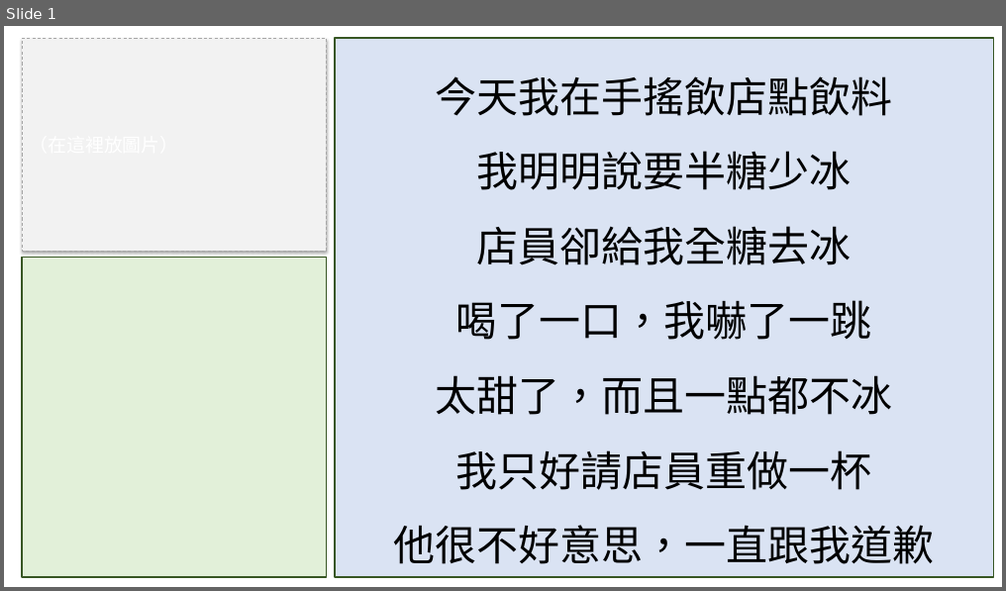
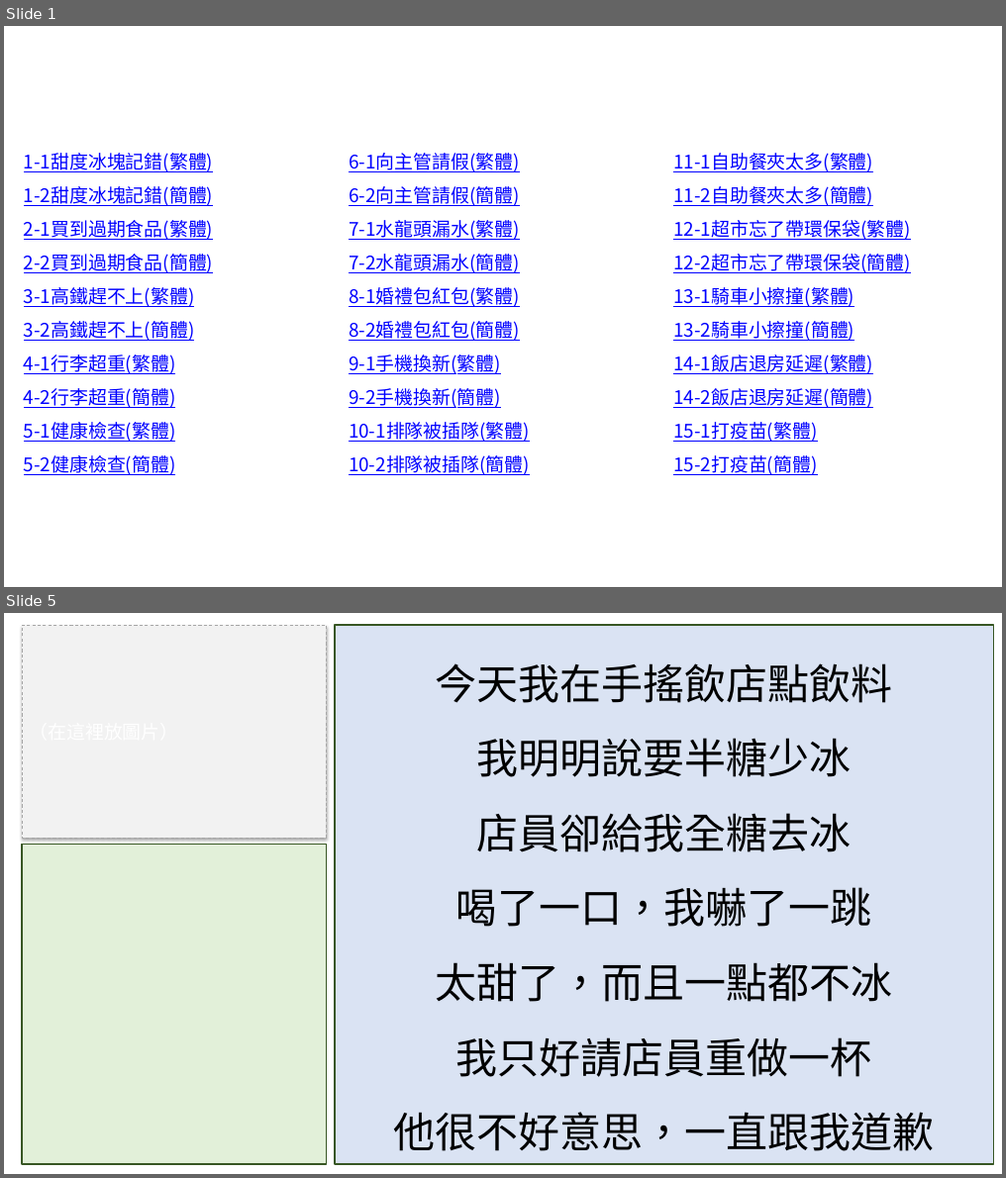
Before and after one commit to wangchiapin/lesson-decks, a slide deck: merged/B1_all.pptx. Shown one above the other, each under a label of ours: slide 1 before the commit, slides 1 and 5 after it; the slides between them are not shown. The pictures are 1006x591 and 1006x1178 pixels, drawn with LibreOffice and Linux fonts; fonts in the diff are those of the drawing. Boxes give left, top, right and bottom in pixels: in the first picture for what was removed or moved away, otherwise in the second. Text is boxed around its words. In the diff, an @@ line names an element or a change of style, - is before the commit and + after.

```diff
--- a/merged/B1_all.pptx
+++ b/merged/B1_all.pptx
@@ slide 1 added at bbox=[4, 26, 1002, 587], background #FFFFFF @@
@@ text added at bbox=[24, 153, 214, 475], 18 pt, text #0000FF, underline @@
+1-1甜度冰塊記錯(繁體)
+1-2甜度冰塊記錯(簡體)
+2-1買到過期食品(繁體)
+2-2買到過期食品(簡體)
+3-1高鐵趕不上(繁體)
+3-2高鐵趕不上(簡體)
+4-1行李超重(繁體)
+4-2行李超重(簡體)
+5-1健康檢查(繁體)
+5-2健康檢查(簡體)
@@ text added at bbox=[349, 153, 530, 475], 18 pt, text #0000FF, underline @@
+6-1向主管請假(繁體)
+6-2向主管請假(簡體)
+7-1水龍頭漏水(繁體)
+7-2水龍頭漏水(簡體)
+8-1婚禮包紅包(繁體)
+8-2婚禮包紅包(簡體)
+9-1手機換新(繁體)
+9-2手機換新(簡體)
+10-1排隊被插隊(繁體)
+10-2排隊被插隊(簡體)
@@ text added at bbox=[673, 153, 911, 475], 18 pt, text #0000FF, underline @@
+11-1自助餐夾太多(繁體)
+11-2自助餐夾太多(簡體)
+12-1超市忘了帶環保袋(繁體)
+12-2超市忘了帶環保袋(簡體)
+13-1騎車小擦撞(繁體)
+13-2騎車小擦撞(簡體)
+14-1飯店退房延遲(繁體)
+14-2飯店退房延遲(簡體)
+15-1打疫苗(繁體)
+15-2打疫苗(簡體)
@@ what was slide 1 is now slide 5 @@
```
Also in this commit, not shown: 3 other slides added, 23 other files.
